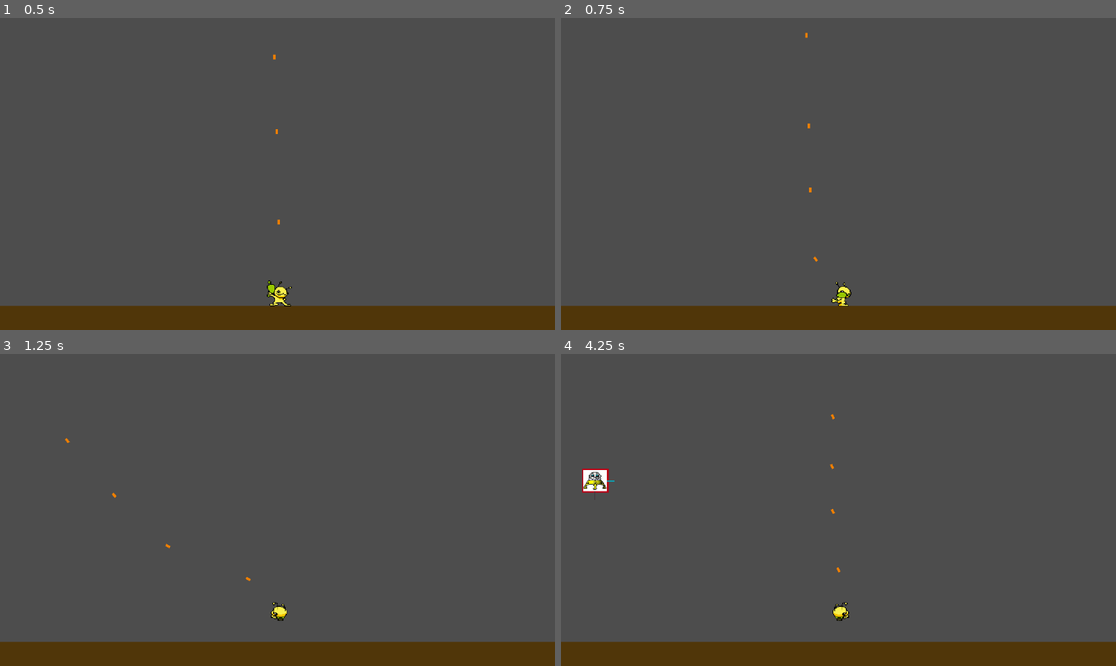
Above: before the commit, frames 1-4 (two rows, left to right).
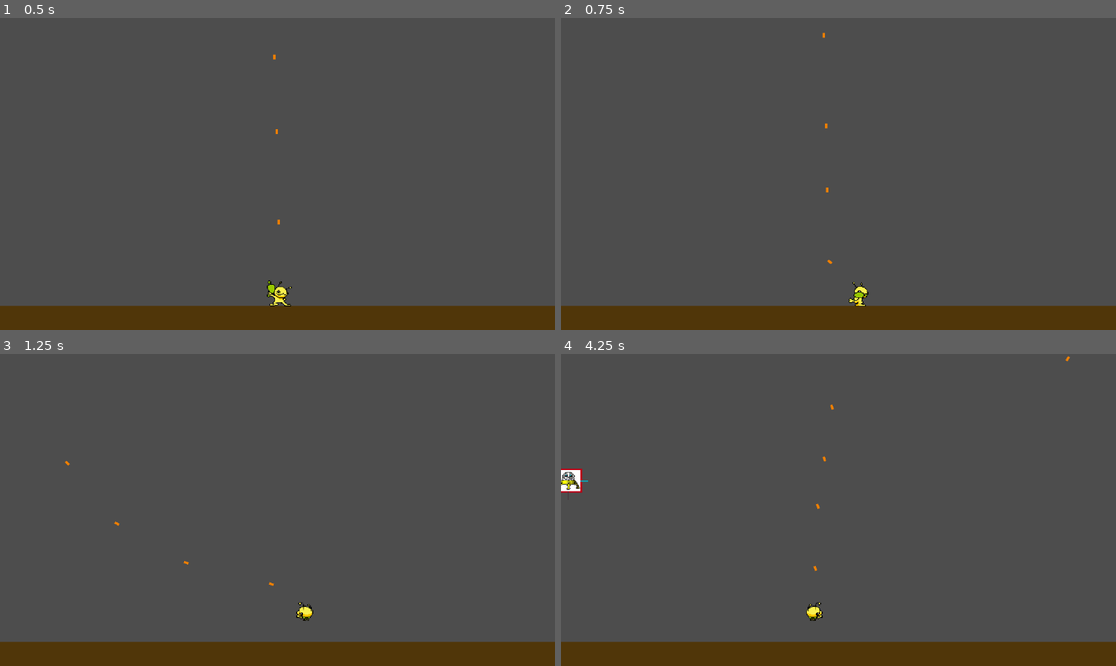
Above: after the commit, the same moments.

Repository: engfelipelacerda/moon-conquerors
Game: Godot game, scene res://scenes/Main.tscn
The game is run twice, just before and just after one commit, with the same random seed, the same clock (stepped at 60 frames per second) and the same inputs.
Inputs (mouse positions are in pixels of both pictures, inside the frame that each line leads up to):
- Up to frame 1 (0.5 s): no input
- Up to frame 2 (0.75 s): move the mouse to (810, 236) at 0.52 s; hold Right (ui_right) from 0.53 s (still down)
- Up to frame 3 (1.25 s): keep holding Right (ui_right); tap Space (ui_accept) at 0.77 s
- Up to frame 4 (4.25 s): move the mouse to (1005, 556) at 1.27 s; tap Space (ui_accept) at 1.52, 3.02, 3.77 s; move the mouse to (672, 463) at 2.02 s; release Right (ui_right) at 2.03 s; hold Left (ui_left) from 2.03 s (still down); move the mouse to (866, 510) at 2.77 s; move the mouse to (755, 432) at 3.52 s

Frame 1 is identical in both runs. In frame 2, 0.4% of the frame differs, in the area x 43-56%, y 4-93%; in frame 3, 0.3%; in frame 4, 1.0%, in the area x 0-92%, y 0-86%.
Error in both runs: Invalid assignment of property or key 'player' with value of type 'CharacterBody2D (Player.gd)' on a base object of type 'Nil'. (res://scripts/Player.gd:19)

Commit message:
Add camera and world expansion

Diff:
--- a/entities/Player.tscn
+++ b/entities/Player.tscn
@@ -89,7 +89,7 @@
 }]
 
 [node name="Player" type="CharacterBody2D" unique_id=134217823]
-position = Vector2(478, 452)
+position = Vector2(1494, 415)
 collision_mask = 18
 script = ExtResource("1_p0vlq")
 
@@ -113,3 +113,4 @@
 limit_top = 0
 limit_right = 2817
 limit_bottom = 648
+position_smoothing_enabled = true
